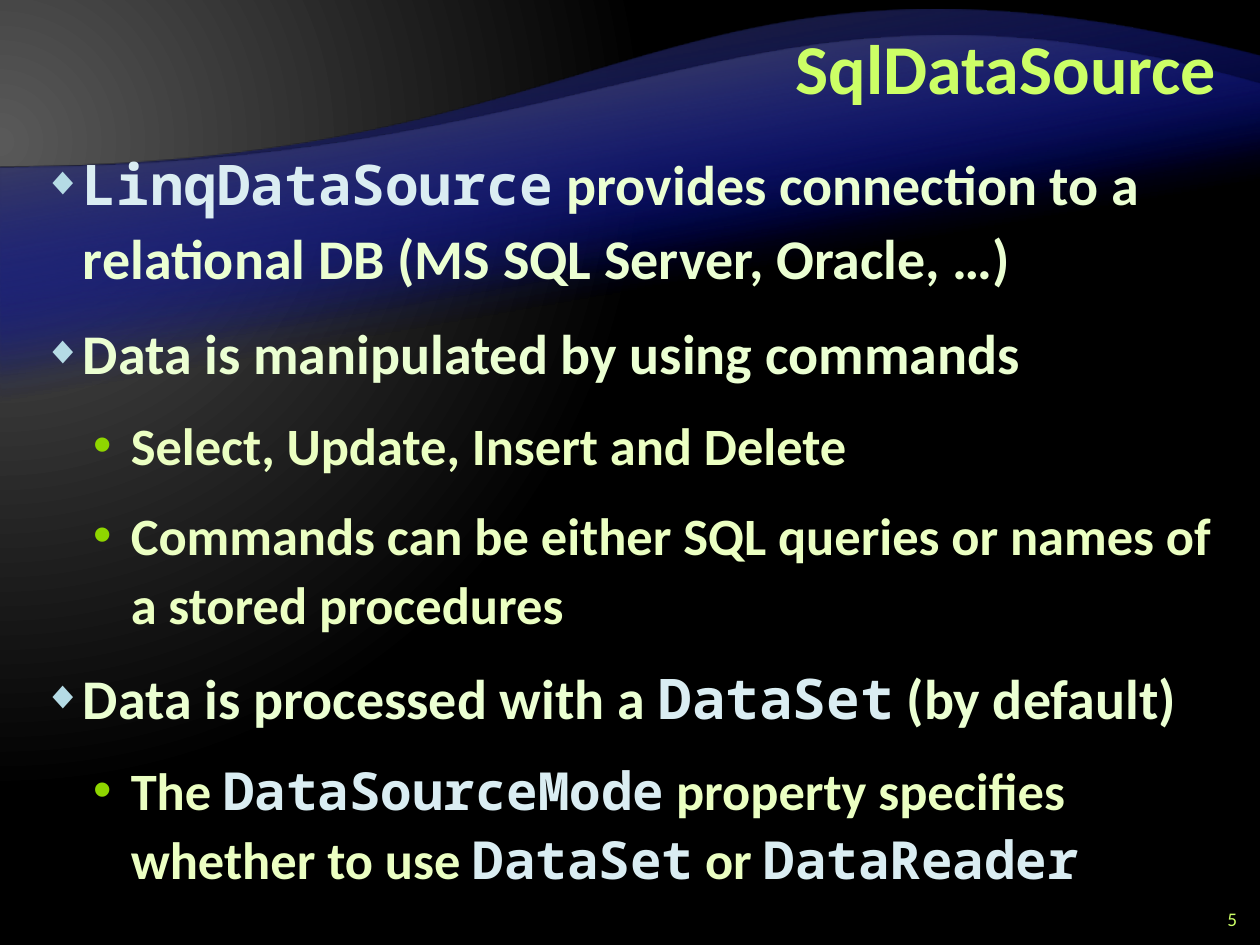
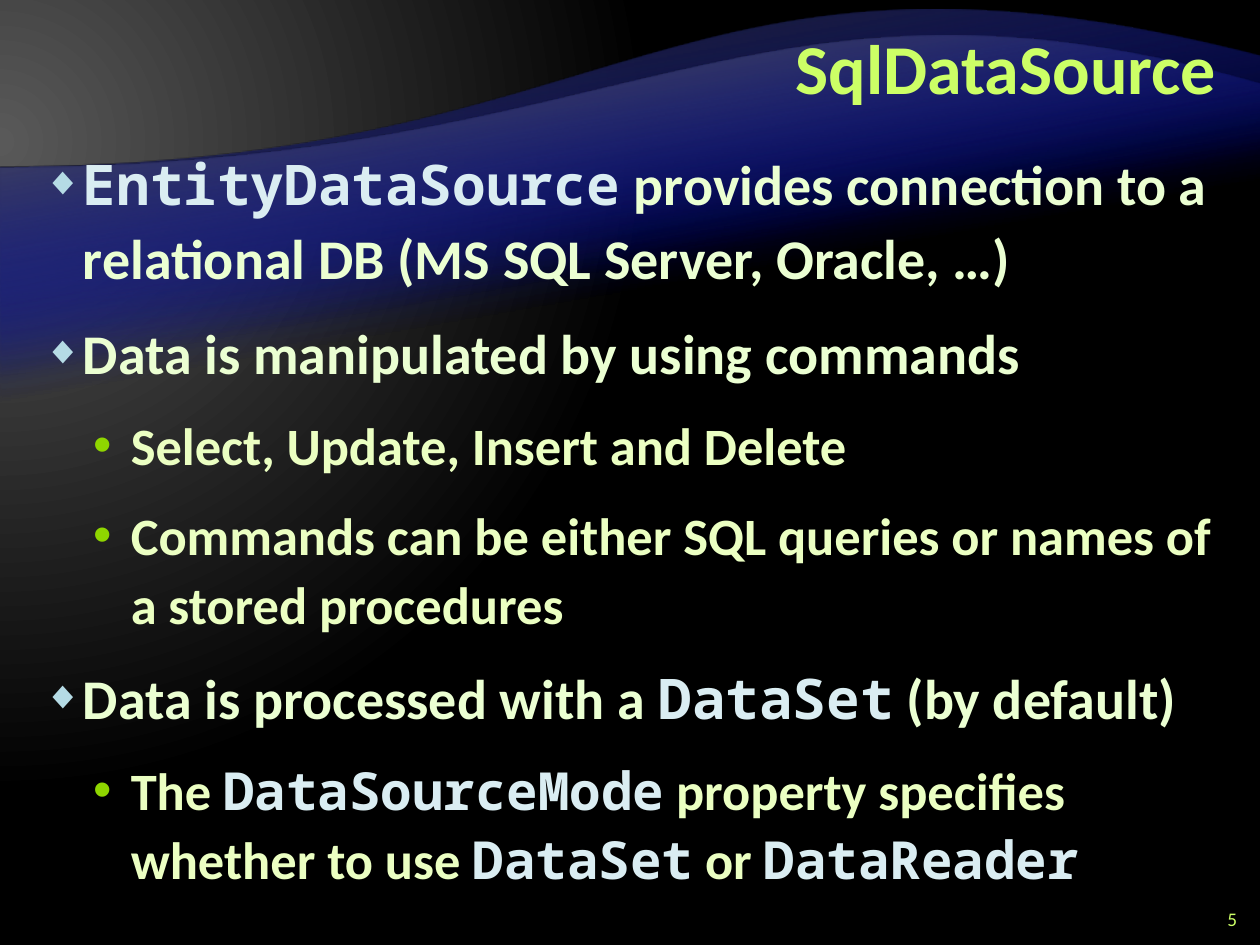
Before and after one commit to Graveheart/aspnetcourse, a slide deck: slide 5 of 2010/lectures/10. ASP.NET-and-Databases.pptx. Drawn at 1260x945 pixels with LibreOffice and Linux fonts; fonts in the diff are those of the drawing; background and template pictures are left out. Boxes give left, top, right and bottom in pixels: in the first picture for what was removed or moved away, otherwise in the second. Text is boxed around its words. In the diff, an @@ line names an element or a change of style, - is before the commit and + after.

Commit message:
changed from Linq-To-SQL to Entities-To-SQL

```diff
--- a/2010/lectures/10. ASP.NET-and-Databases.pptx
+++ b/2010/lectures/10. ASP.NET-and-Databases.pptx
@@ text at (83,153,1207,292): text changed @@
-◆ LinqDataSource provides connection to a relational DB (MS SQL Server, Oracle, …)
+◆ EntityDataSource provides connection to a relational DB (MS SQL Server, Oracle, …)
```
Also in this commit, not shown: 11 other slides changed.
